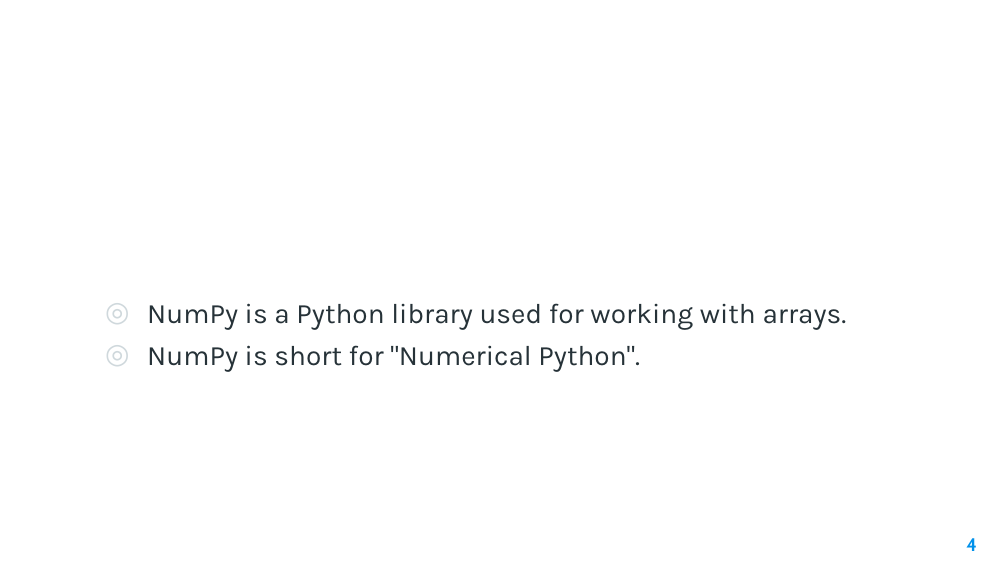
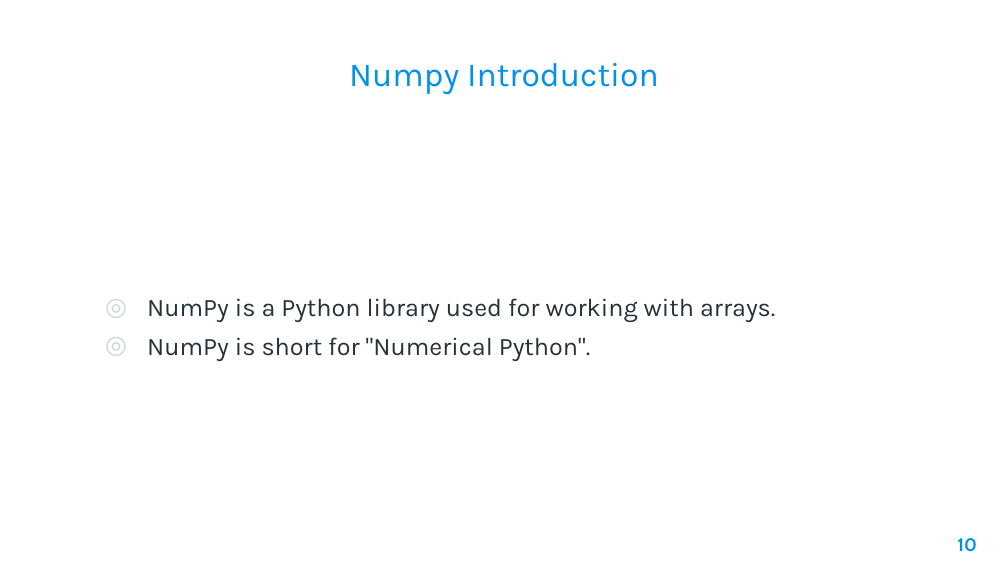
Before and after one commit to AleeRezaa/learn-python, a slide deck: slide 10 of Python.pptx (slide 4 before the commit). Drawn at 1008x567 pixels with LibreOffice and Linux fonts; fonts in the diff are those of the drawing; background and template pictures are left out. Boxes give left, top, right and bottom in pixels: in the first picture for what was removed or moved away, otherwise in the second. Text is boxed around its words. In the diff, an @@ line names an element or a change of style, - is before the commit and + after.

Commit message:
add python basics

```diff
--- a/Python.pptx
+++ b/Python.pptx
@@ title added at [349, 63, 659, 94], 24 pt, text #0091EA @@
+Numpy Introduction
@@ text "NumPy is a Python library ..." at [147, 298, 775, 361]: size 20 to 18 pt @@
@@ page number at [957, 538, 977, 552]: text changed @@
-4
+10
```
Also in this commit, not shown: 3 other slides changed, 8 slides added.
